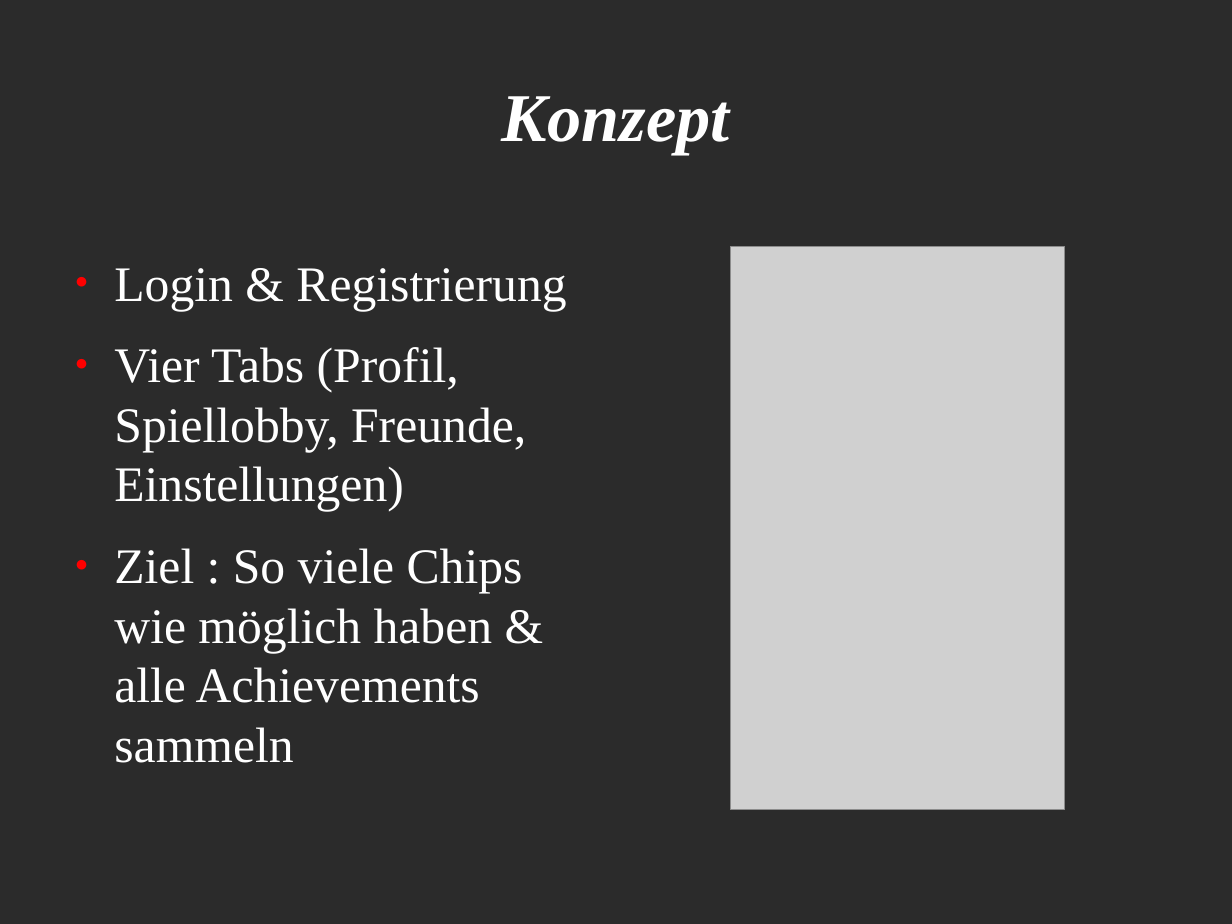
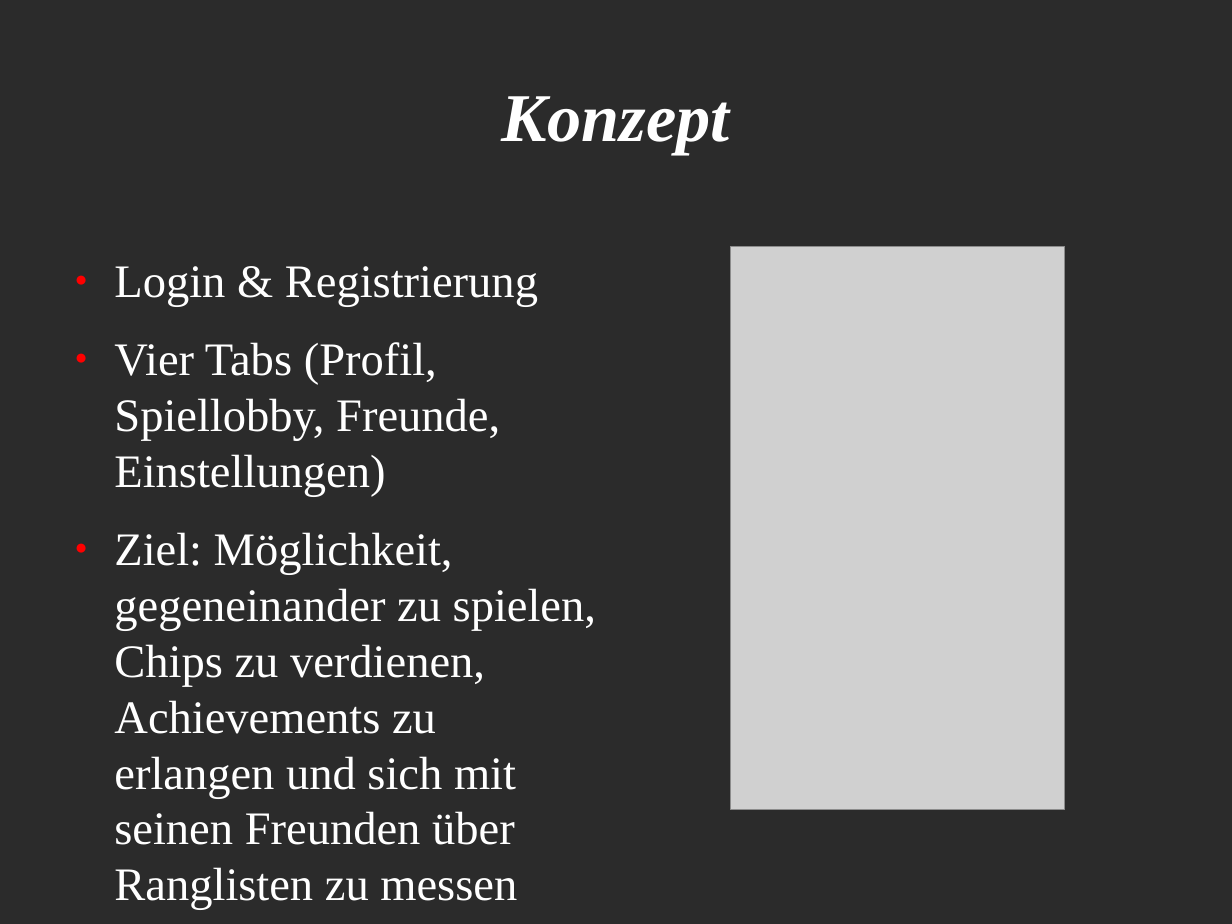
Before and after one commit to NicSchu/PokerApp, a slide deck: slide 1 of documents/praesentation.odp. Drawn at 1232x924 pixels with LibreOffice and Linux fonts; fonts in the diff are those of the drawing; grey boxes stand for pictures; background and template pictures are left out; a plain dark background stands for a picture behind light text. Boxes give left, top, right and bottom in pixels: in the first picture for what was removed or moved away, otherwise in the second. Text is boxed around its words. In the diff, an @@ line names an element or a change of style, - is before the commit and + after.

Commit message:
changed one quote in the presentation

```diff
--- a/documents/praesentation.odp
+++ b/documents/praesentation.odp
@@ text at <box>114,266,538,497</box>: size 32 to 30 pt in "Login & Registrierung", "Vier Tabs (Profil, Spiellobby, Freunde, Einstellungen)" @@
@@ text at <box>114,532,596,910</box>: text changed; size 32 to 30 pt @@
-● Ziel : So viele Chips wie möglich haben & alle Achievements sammeln
+● Ziel: Möglichkeit, gegeneinander zu spielen, Chips zu verdienen, Achievements zu erlangen und sich mit seinen Freunden über Ranglisten zu messen
```
